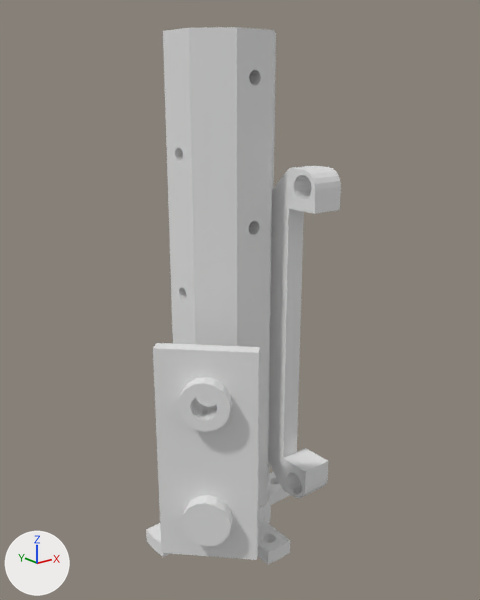
A saved change to the Blender file blend/engine_2715_180KV.blend.
Both versions are drawn from a 50 mm camera at (-59.2, -78.2, 68.2) aimed at (3.7, 0.4, 36.8). Arrows for +X, +Y and +Z are at lower left; the lights stay in place. The first picture is the older version. The same objects are shown in both versions, whatever each file hides.

The scene before the commit, as lines of its bpy script (objects in view):
```python
me_cube = bpy.data.meshes.new('Cube')
me_cube.from_pydata(...)  # 314 vertices, 232 faces; spans x -25.7..25.7, y -14.2..14.2, z 0.0..5.0
me_cube.materials.append(None)
me_cube_001 = bpy.data.meshes.new('Cube.001')
me_cube_001.from_pydata(...)  # 136 vertices, 78 faces; spans x -19.0..-15.0, y -7.0..7.0, z 4.0..36.0
me_cube_001.materials.append(None)
me_cylinder_019 = bpy.data.meshes.new('Cylinder.019')
me_cylinder_019.from_pydata(...)  # 488 vertices, 285 faces; spans x -14.1..14.1, y -14.1..14.1, z -1.1..4.0
me_cylinder_019.materials.append(None)
me_cylinder_029 = bpy.data.meshes.new('Cylinder.029')
me_cylinder_029.from_pydata(...)  # 253 vertices, 138 faces; spans x -13.6..7.4, y -13.6..7.4, z 0.0..12.0
me_cylinder_029.materials.append(None)
ob_2715_base_esp32_hw201 = bpy.data.objects.new('2715_base_ESP32_hw201', me_cylinder_019)
ob_2715_base_esp32_hw201.location = (0.0, 0.0, 0.0)
ob_chassis_main = bpy.data.objects.new('chassis_main', me_cylinder_029)
ob_chassis_main.location = (0.0, 0.0, 4.0)
ob_chassis_main.scale = (1.0, 1.0, 6.0)
ob_esp32_devkit_base = bpy.data.objects.new('ESP32_devkit_base', me_cube)
ob_esp32_devkit_base.location = (5.0, 0.0, 32.4)
ob_esp32_devkit_base.rotation_euler = (0.0, 1.571, 0.0)  # degrees (0, 90, 0)
ob_hw_201_base = bpy.data.objects.new('hw_201_base', me_cube_001)
ob_hw_201_base.location = (0.0, 0.0, 0.0)
ob_hw_201_base.rotation_euler = (0.0, 0.0, 0.785)  # degrees (0, 0, 45)
```
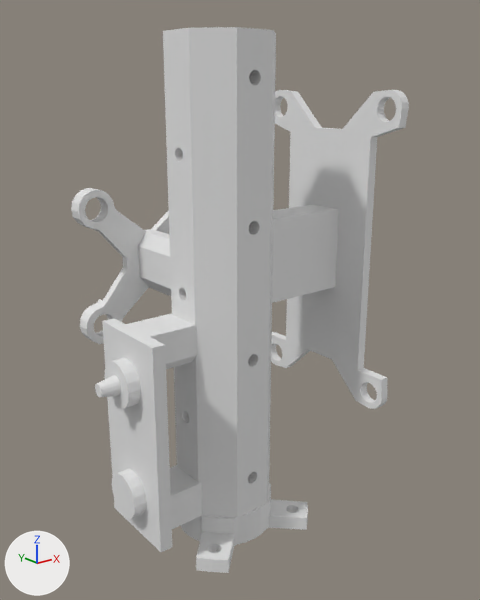
What differs and where, as boxes (x1, y1, x2, y2) in the pictures (480 x 600 px):
'hw_201_base', reshaped, turned: before (153, 343, 260, 560); after (95, 314, 202, 552)
'ESP32_devkit_base', reshaped, moved: before (268, 166, 341, 498); after (271, 90, 409, 409)
'screen_096in_gm009605v4', added: after (71, 188, 171, 344)
'2715_base_ESP32_hw201', turned: before (146, 472, 291, 564); after (180, 483, 308, 573)
part 2 of me_cube_001, cut back: before (153, 343, 260, 556); after (95, 314, 202, 552)

Patch to the scene script:
```diff
--- a/blend/engine_2715_180KV.blend.py
+++ b/blend/engine_2715_180KV.blend.py
@@ me_cube @@
 # used by ob_esp32_devkit_base; location = (5.0, 0.0, 32.4); rotation_euler = (0.0, 1.571, 0.0), in degrees (0, 90, 0)
-me_cube.from_pydata(...)  # 314 vertices, 232 faces; spans x -25.7..25.7, y -14.2..14.2, z 0.0..5.0
+me_cube.from_pydata(...)  # 220 vertices, 138 faces; spans x -25.4..26.0, y -14.5..14.5, z -12.8..3.1
+# me_cube part 1: 314 vertices removed from x -25.7..25.7, y -14.2..14.2, z 0.0..5.0; 220 vertices added at x -25.4..26.0, y -14.5..14.5, z -12.8..3.1
@@ me_cube_001 @@
 # used by ob_hw_201_base; location = (0.0, 0.0, 0.0); rotation_euler = (0.0, 0.0, 0.785), in degrees (0, 0, 45)
-me_cube_001.from_pydata(...)  # 136 vertices, 78 faces; spans x -19.0..-15.0, y -7.0..7.0, z 4.0..36.0
+me_cube_001.from_pydata(...)  # 171 vertices, 120 faces; spans x -21.8..-7.1, y -7.0..7.0, z 4.0..36.0
+# me_cube_001 part 2
+# 30 vertices are removed from x -19.0..-17.0, y -1.8..1.8, z 26.9..30.5
+# 28 faces are deleted
+# 2 vertices move from x -19.0, y -1.3..1.3, z 27.5 to x -19.0, y -1.1..1.1, z 27.7
+# 50 vertices are added at x -21.8..-7.1, y -7.0..7.0, z 4.0..36.0
+# 5 new vertices lie (7.9, 0.0, 0.0) away from vertices in x -15.0, y -1.3..1.3, z 30.0..30.5
+# 10 new vertices lie (7.9, 0.0, 0.0) away from vertices in x -15.0, y -3.4..3.5, z 4.0..36.0
+# 70 new faces join them
@@ me_cylinder_013 @@
+me_cylinder_013.from_pydata(...)  # 416 vertices, 310 faces; spans x -13.5..13.0, y -13.3..13.3, z -13.9..2.7
@@ ob_2715_base_esp32_hw201 @@
 ob_2715_base_esp32_hw201.location = (0.0, 0.0, 0.0)
+ob_2715_base_esp32_hw201.rotation_euler = (0.0, 0.0, 0.785)  # degrees (0, 0, 45)
@@ ob_esp32_devkit_base @@
 ob_esp32_devkit_base = bpy.data.objects.new('ESP32_devkit_base', me_cube)
-ob_esp32_devkit_base.location = (5.0, 0.0, 32.4)
+ob_esp32_devkit_base.location = (20.2, 0.0, 43.1)
 ob_esp32_devkit_base.rotation_euler = (0.0, 1.571, 0.0)  # degrees (0, 90, 0)
@@ ob_hw_201_base @@
 ob_hw_201_base.location = (0.0, 0.0, 0.0)
-ob_hw_201_base.rotation_euler = (0.0, 0.0, 0.785)  # degrees (0, 0, 45)
@@ ob_screen_096in_gm009605v4 @@
+ob_screen_096in_gm009605v4 = bpy.data.objects.new('screen_096in_gm009605v4', me_cylinder_013)
+ob_screen_096in_gm009605v4.location = (0.0, 20.5, 40.2)
+ob_screen_096in_gm009605v4.rotation_euler = (-1.571, -1.571, 0.0)  # degrees (-90, -90, 0)
```
